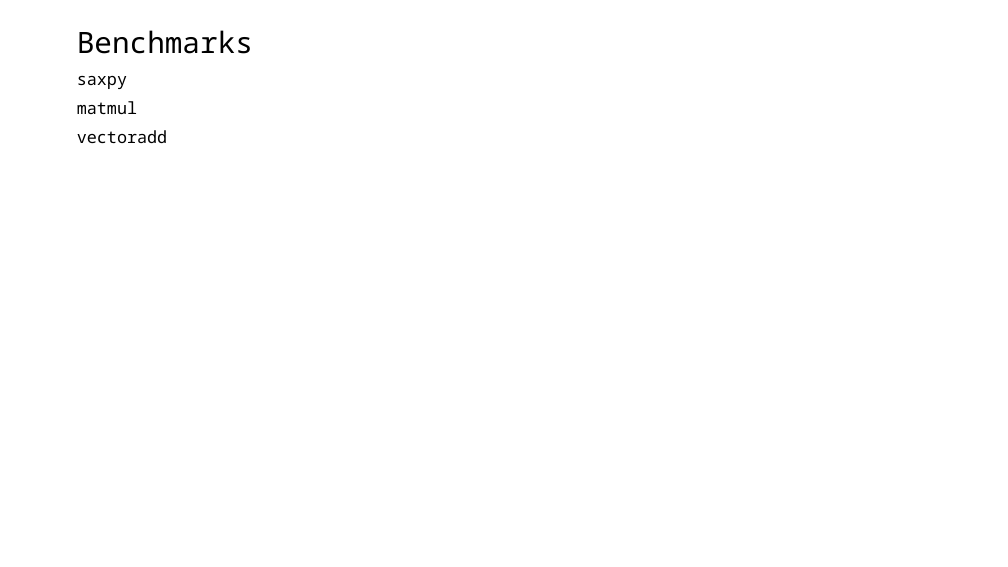
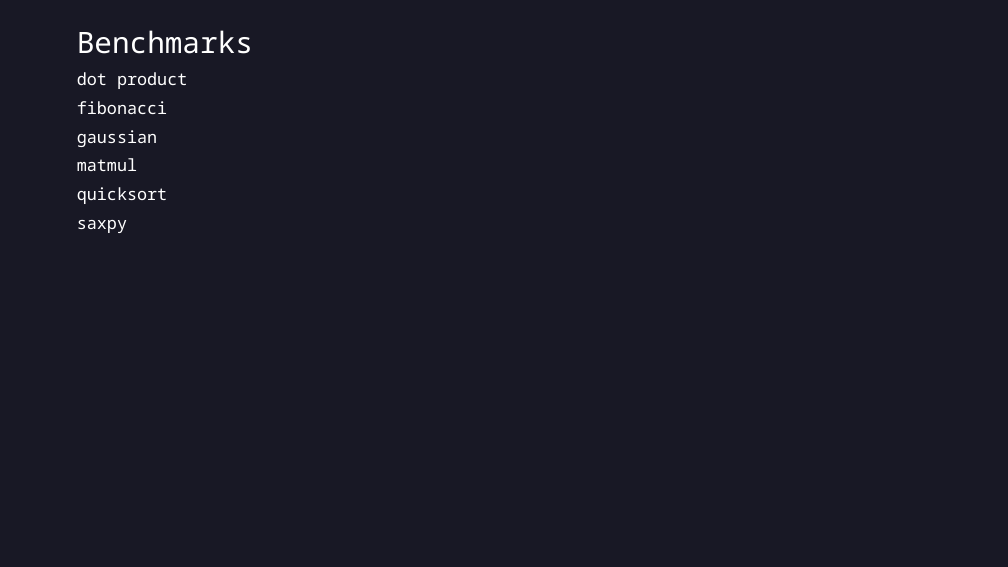
Before and after one commit to finnjcooper/COMS30046, a slide deck: slide 4 of docs/final presentation.pptx. Drawn at 1008x567 pixels with LibreOffice and Linux fonts; fonts in the diff are those of the drawing. Boxes give left, top, right and bottom in pixels: in the first picture for what was removed or moved away, otherwise in the second. Text is boxed around its words. In the diff, an @@ line names an element or a change of style, - is before the commit and + after.

```diff
--- a/docs/final presentation.pptx
+++ b/docs/final presentation.pptx
@@ background #FFFFFF to #181825 @@
@@ title "Benchmarks" at box(77, 30, 253, 54): text colour #000000 to #FFFFFF @@
@@ text at box(77, 72, 187, 204): paragraphs added @@
+dot product
+fibonacci
+gaussian
+matmul
+quicksort
@@ text at box(77, 101, 167, 143): paragraphs removed @@
-matmul
-vectoradd
@@ text at box(77, 220, 127, 233): text colour #000000 to #FFFFFF in "saxpy" @@
```
Also in this commit, not shown: 5 other slides changed, 1 slide added, 1 slide removed.
